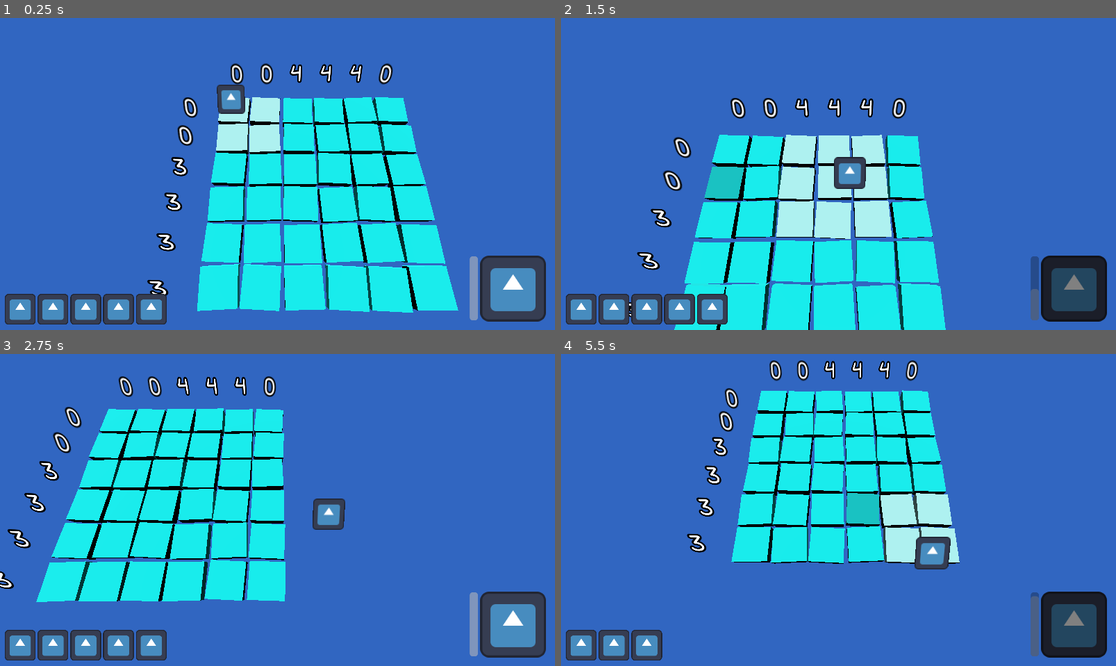
Above: before the commit, frames 1-4 (two rows, left to right).
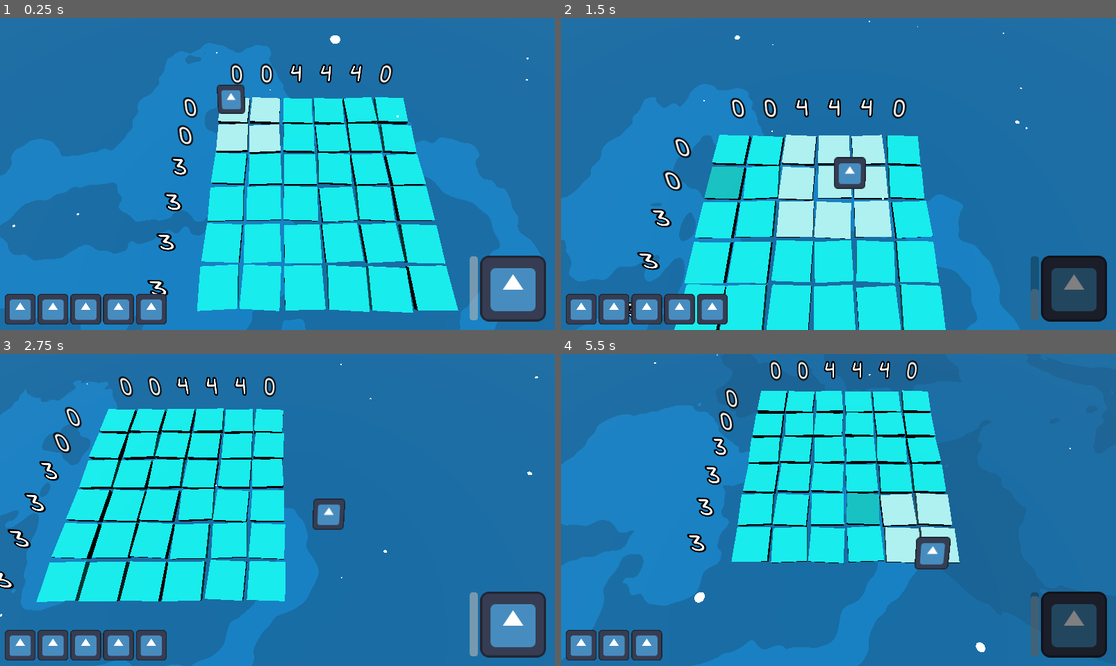
Above: after the commit, the same moments.

Repository: RonanSandoval/Piceross
Game: Godot game, scene res://Scenes/Main.tscn
Same seed, same stepped clock (60 frames per second), same inputs: the game is played once before the commit and once after it. The engine's default icon, where the game draws it, is replaced by a stand-in: a white triangle on a blue panel in a dark square.
Inputs (mouse positions are in pixels of both pictures, inside the frame that each line leads up to):
- Up to frame 1 (0.25 s): no input
- Up to frame 2 (1.5 s): tap Enter (ui_accept) at 0.5, 0.77 s; move the mouse to (1071, 289) at 0.52 s; press the mouse at (1071, 289) at 0.53 s; hold Right (move_right) 0.53-1.28 s; move the mouse to (727, 189) at 1.27 s; release the mouse at (727, 189) at 1.28 s; hold S (move_down) from 1.28 s (still down); tap E (freeze) at 1.35 s
- Up to frame 3 (2.75 s): tap Enter (ui_accept) at 1.52 s; move the mouse to (333, 441) at 2.02 s; release S (move_down) at 2.03 s; hold Right (move_right) from 2.03 s (still down); hold Right mouse button (mark) from 2.03 s (still down)
- Up to frame 4 (5.5 s): move the mouse to (810, 572) at 2.77 s; release Right (move_right) at 2.78 s; release Right mouse button (mark) at 2.78 s; hold Up (move_up) 2.78-3.53 s; click (810, 572) at 2.85 s; tap Enter (ui_accept) at 3.02, 3.77, 4.52 s; move the mouse to (1005, 556) at 3.52 s; hold Left (move_left) 3.53-5.03 s; tap E (freeze) at 3.6 s; move the mouse to (672, 463) at 4.27 s; right-click (672, 463) at 4.35 s; move the mouse to (866, 510) at 5.02 s; press the mouse at (866, 510) at 5.03 s; hold S (move_down) from 5.03 s (still down)

The runs differ from the first frame. In frame 1, 68% of the frame differs, in the area x 0-100%, y 0-100%; in frame 2, 70%; in frame 3, 71%; in frame 4, 76%.

Commit message:
Particle effects + Music Manager

Diff:
--- a/Scenes/Main.tscn
+++ b/Scenes/Main.tscn
@@ -22,12 +22,59 @@
 [ext_resource type="Script" path="res://Scripts/UI/Freezeray.gd" id="20_4xr6i"]
 [ext_resource type="Script" path="res://Scripts/UI/UIButton.gd" id="20_8xe7x"]
 [ext_resource type="Script" path="res://Scripts/UI/ConditionalUI.gd" id="20_xnehs"]
+[ext_resource type="Shader" path="res://Shaders/water.gdshader" id="23_blv27"]
 
 [sub_resource type="BoxShape3D" id="BoxShape3D_6d0ho"]
 size = Vector3(1, 1, 0.5)
 
 [sub_resource type="BoxShape3D" id="BoxShape3D_8jdp3"]
 size = Vector3(2.3, 1, 2.3)
+
+[sub_resource type="ShaderMaterial" id="ShaderMaterial_g2kl2"]
+render_priority = 0
+shader = ExtResource("23_blv27")
+shader_parameter/OCTAVE = 6
+shader_parameter/mulscale = 5.0
+shader_parameter/height = 0.6
+shader_parameter/tide = 0.1
+shader_parameter/foamthickness = 0.1
+shader_parameter/timescale = 0.3
+shader_parameter/waterdeep = 0.3
+shader_parameter/WATER_COL = Color(0, 0.443137, 0.678431, 1)
+shader_parameter/WATER2_COL = Color(0, 0.4, 0.615686, 1)
+shader_parameter/FOAM_COL = Color(0, 0.529412, 0.807843, 1)
+
+[sub_resource type="PlaneMesh" id="PlaneMesh_sr2eo"]
+lightmap_size_hint = Vector2i(252, 252)
+material = SubResource("ShaderMaterial_g2kl2")
+uv2_padding = 1.07
+size = Vector2(50, 50)
+
+[sub_resource type="Curve" id="Curve_ylk3t"]
+_data = [Vector2(0, 1), 0.0, 0.0, 0, 0, Vector2(0.640719, 1), 0.0, 0.0, 0, 0, Vector2(1, 0), 0.0, 0.0, 0, 0]
+point_count = 3
+
+[sub_resource type="CurveTexture" id="CurveTexture_lstgy"]
+curve = SubResource("Curve_ylk3t")
+
+[sub_resource type="ParticleProcessMaterial" id="ParticleProcessMaterial_pnm7h"]
+emission_shape = 3
+emission_box_extents = Vector3(20, 0.1, 20)
+gravity = Vector3(0, -1, 0)
+scale_curve = SubResource("CurveTexture_lstgy")
+turbulence_enabled = true
+turbulence_noise_strength = 0.3
+turbulence_noise_scale = 2.0
+
+[sub_resource type="StandardMaterial3D" id="StandardMaterial3D_81tdd"]
+emission_enabled = true
+emission = Color(1, 1, 1, 1)
+emission_energy_multiplier = 2.2
+
+[sub_resource type="SphereMesh" id="SphereMesh_y3ojn"]
+material = SubResource("StandardMaterial3D_81tdd")
+radius = 0.03
+height = 0.03
 
 [node name="Node3D" type="Node3D"]
 
@@ -210,6 +257,17 @@
 texture = ExtResource("4_kfhe6")
 script = ExtResource("20_8xe7x")
 to_scene = "res://Scenes/Main.tscn"
+
+[node name="MeshInstance3D" type="MeshInstance3D" parent="."]
+mesh = SubResource("PlaneMesh_sr2eo")
+
+[node name="GPUParticles3D" type="GPUParticles3D" parent="."]
+transform = Transform3D(1, 0, 0, 0, 1, 0, 0, 0, 1, 0, 5.46135, 0)
+amount = 400
+lifetime = 20.0
+preprocess = 100.0
+process_material = SubResource("ParticleProcessMaterial_pnm7h")
+draw_pass_1 = SubResource("SphereMesh_y3ojn")
 
 [connection signal="area_entered" from="Player/Range" to="Player/Range" method="_on_area_entered"]
 [connection signal="area_exited" from="Player/Range" to="Player/Range" method="_on_area_exited"]
--- /dev/null
+++ b/Scenes/Managers/MusicManager.tscn
@@ -0,0 +1,8 @@
+[gd_scene load_steps=2 format=3 uid="uid://q5wmi8dlk81e"]
+
+[ext_resource type="Script" path="res://Scripts/Singletons/MusicManager.gd" id="1_5umow"]
+
+[node name="MusicManager" type="Node"]
+script = ExtResource("1_5umow")
+
+[node name="Music" type="AudioStreamPlayer" parent="."]
--- a/Scenes/Prefabs/ice.tscn
+++ b/Scenes/Prefabs/ice.tscn
@@ -6,9 +6,9 @@
 [ext_resource type="Material" uid="uid://ds6djvweorv7w" path="res://Materials/ice_hover.material" id="3_xmoqo"]
 [ext_resource type="Material" uid="uid://unfba3tkuo6d" path="res://Materials/ice_range.material" id="4_bsrcs"]
 [ext_resource type="Material" uid="uid://cfh60m5km0cer" path="res://Materials/ice_destroyed.material" id="6_ijo2v"]
-[ext_resource type="Texture2D" uid="uid://b165583d622e2" path="res://Sprites/Numbers/0.png" id="6_m1ftd"]
 [ext_resource type="Material" uid="uid://dypywgtm4dy2f" path="res://Materials/ice_destroyed_range.material" id="7_4tnnt"]
 [ext_resource type="Script" path="res://Scripts/Nonogram/IceBobbing.gd" id="8_fxfo4"]
+[ext_resource type="Texture2D" uid="uid://c6f7ilpfjib3i" path="res://Sprites/cross.png" id="9_svpcf"]
 
 [sub_resource type="BoxShape3D" id="BoxShape3D_ltcls"]
 size = Vector3(1, 0.3, 1)
@@ -41,7 +41,8 @@
 [node name="Marker" type="Sprite3D" parent="."]
 transform = Transform3D(1, 0, 0, 0, -4.37114e-08, 1, 0, -1, -4.37114e-08, 0, 0.16, 0)
 visible = false
-texture = ExtResource("6_m1ftd")
+modulate = Color(1, 1, 1, 0.627451)
+texture = ExtResource("9_svpcf")
 
 [connection signal="input_event" from="." to="." method="_on_input_event"]
 [connection signal="mouse_entered" from="." to="." method="_on_mouse_entered"]
--- /dev/null
+++ b/Scripts/Singletons/MusicManager.gd
@@ -0,0 +1,12 @@
+extends Node
+
+
+# Called when the node enters the scene tree for the first time.
+func _ready():
+	pass # Replace with function body.
+
+func play_music():
+	$Music.play()
+
+func play_sound(sound : String):
+	find_child(sound).play()
--- /dev/null
+++ b/Shaders/water.gdshader
@@ -0,0 +1,53 @@
+shader_type spatial;
+uniform int OCTAVE = 6;
+uniform float mulscale = 5.0;
+uniform float height = 0.6;
+uniform float tide = 0.1;
+uniform float foamthickness = 0.1;
+uniform float timescale = 1.0;
+uniform float waterdeep = 0.3;
+uniform vec3 WATER_COL : source_color =  vec3(0.04, 0.38, 0.88);
+uniform vec3 WATER2_COL : source_color =  vec3(0.04, 0.35, 0.78);
+uniform vec3 FOAM_COL : source_color = vec3(0.8125, 0.9609, 0.9648);
+
+
+float rand(vec2 input){
+	return fract(sin(dot(input,vec2(23.53,44.0)))*42350.45);
+}
+
+float perlin(vec2 input){
+	vec2 i = floor(input);
+	vec2 j = fract(input);
+	vec2 coord = smoothstep(0.,1.,j);
+
+	float a = rand(i);
+	float b = rand(i+vec2(1.0,0.0));
+	float c = rand(i+vec2(0.0,1.0));
+	float d = rand(i+vec2(1.0,1.0));
+
+	return mix(mix(a,b,coord.x),mix(c,d,coord.x),coord.y);
+}
+
+float fbm(vec2 input){
+	float value = 0.0;
+	float scale = 0.5;
+
+	for(int i = 0; i < OCTAVE; i++){
+		value += perlin(input)*scale;
+		input*=2.0;
+		scale*=0.5;
+	}
+	return value;
+}
+
+void fragment(){
+	float newtime = TIME*timescale;
+	float fbmval = fbm(vec2(UV.x*mulscale+0.2*sin(0.3*newtime)+0.15*newtime,-0.05*newtime+UV.y*mulscale+0.1*cos(0.68*newtime)));
+	float fbmvalshadow = fbm(vec2(UV.x*mulscale+0.2*sin(-0.6*newtime + 25.0 * UV.y)+0.15*newtime+3.0,-0.05*newtime+UV.y*mulscale+0.13*cos(-0.68*newtime))-7.0+0.1*sin(0.43*newtime));
+	float myheight = height+tide*sin(newtime+5.0*UV.x-8.0*UV.y);
+	float shadowheight = height+tide*1.3*cos(newtime+2.0*UV.x-2.0*UV.y);
+	float withinFoam = step(myheight, fbmval)*step(fbmval, myheight + foamthickness);
+	float shadow = (1.0-withinFoam)*step(shadowheight, fbmvalshadow)*step(fbmvalshadow, shadowheight + foamthickness * 0.7);
+	ALBEDO = withinFoam*FOAM_COL + shadow*WATER2_COL + ((1.0-withinFoam)*(1.0-shadow))*WATER_COL;
+	//COLOR = vec4(1.0,1.0,1.0,fbmval);
+}
--- a/project.godot
+++ b/project.godot
@@ -19,6 +19,7 @@
 
 GameManager="*res://Scripts/Singletons/GameManager.gd"
 SceneManager="*res://Scenes/Managers/SceneManager.tscn"
+MusicManager="*res://Scenes/Managers/MusicManager.tscn"
 
 [input]
 
Not shown: 1 places in Scenes/Main.tscn that only renumber resources
Binary file added: Sprites/cross.png
Not shown, added: Sprites/cross.png.import
